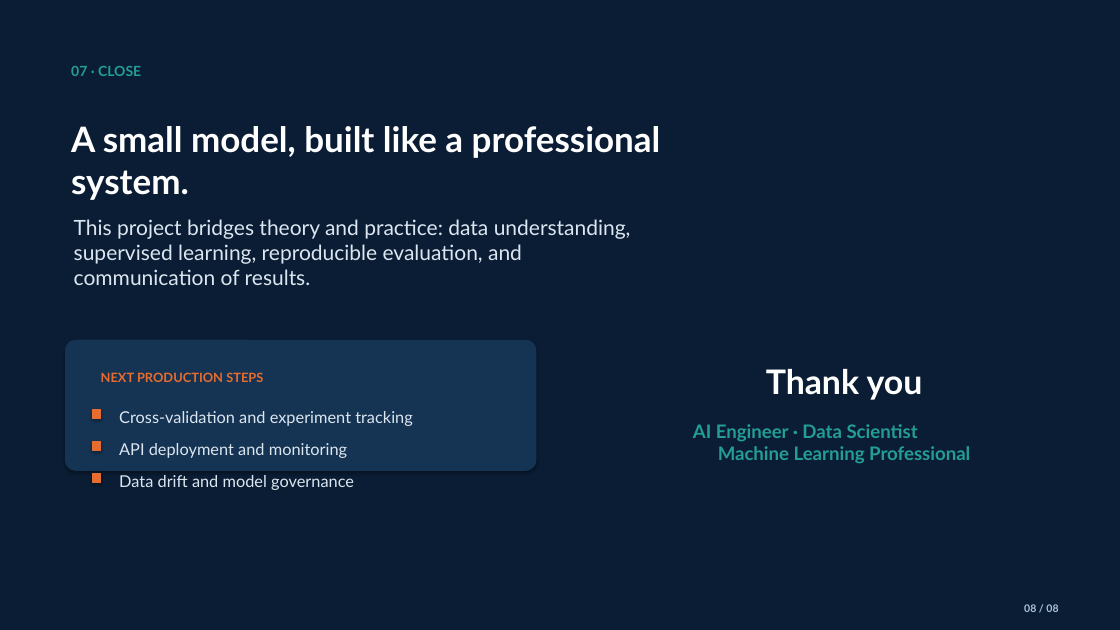
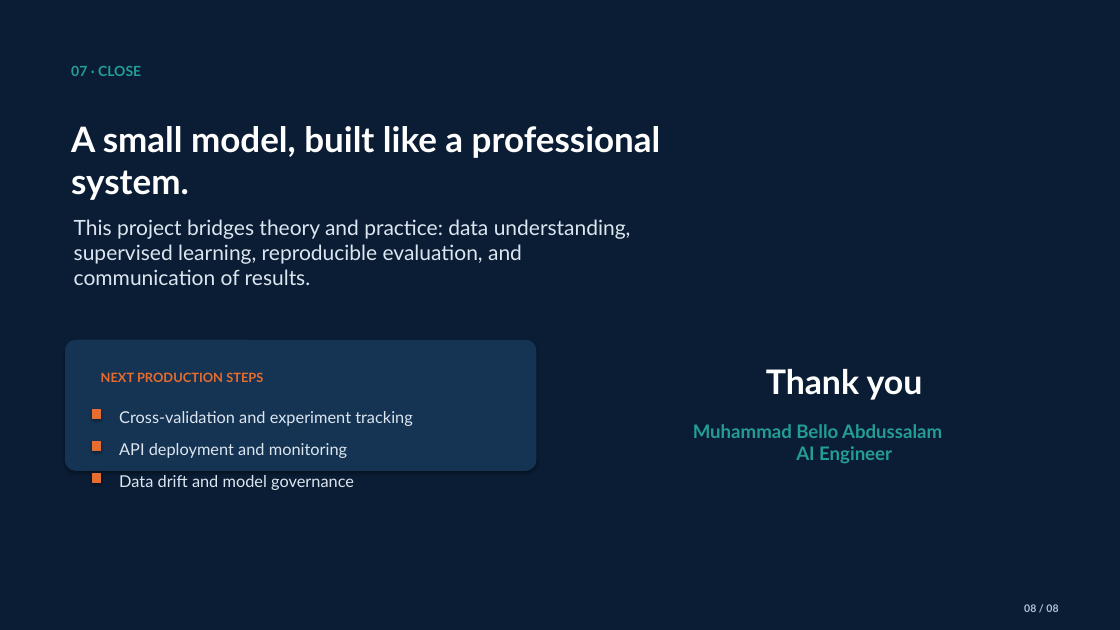
Before and after one commit to Belloblaze-web3/ai-classification-internship-project, a slide deck: slide 8 of Iris_AI_Classification_Internship_Submission.pptx. Drawn at 1120x630 pixels with LibreOffice and Linux fonts; fonts in the diff are those of the drawing. Boxes give left, top, right and bottom in pixels: in the first picture for what was removed or moved away, otherwise in the second. Text is boxed around its words. In the diff, an @@ line names an element or a change of style, - is before the commit and + after.

Commit message:
Personalize presentation closing slide

```diff
--- a/Iris_AI_Classification_Internship_Submission.pptx
+++ b/Iris_AI_Classification_Internship_Submission.pptx
@@ text at (x1=693, y1=424, x2=942, y2=464): text changed @@
-AI Engineer · Data Scientist
-Machine Learning Professional
+Muhammad Bello Abdussalam
+AI Engineer
```
Also in this commit, not shown: 1 other file.
